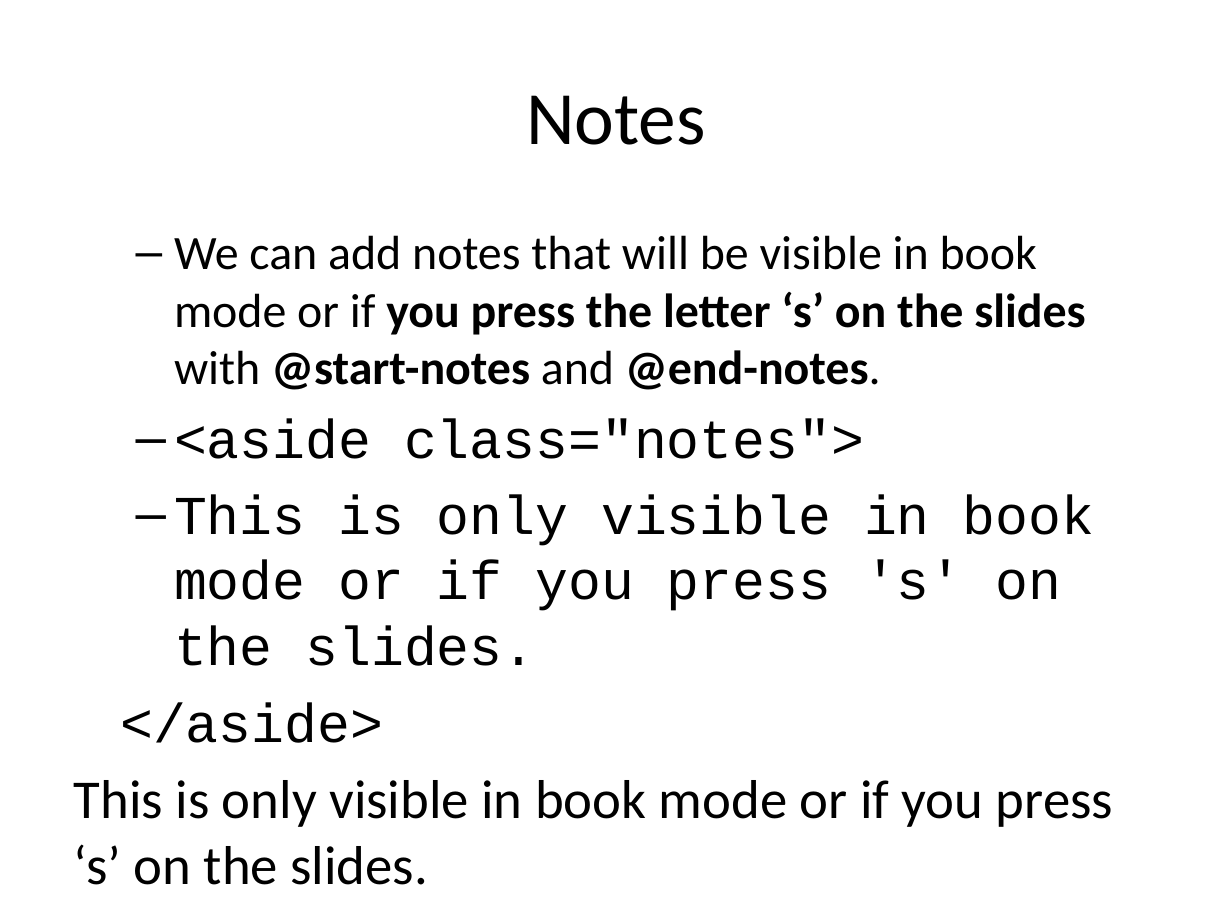
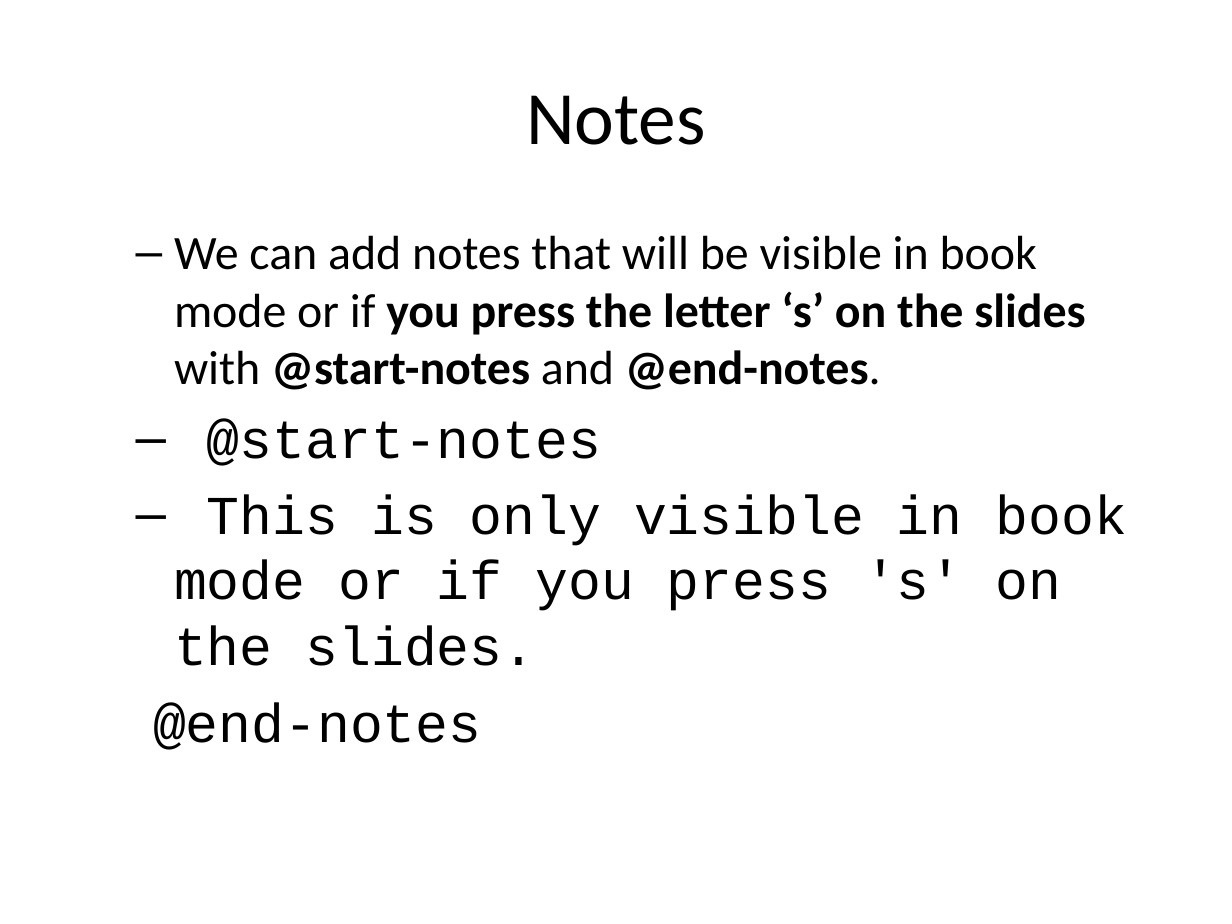
Before and after one commit to asanzdiego/markdownslides, a slide deck: slide 22 of doc/export/readme-slides-plus.pptx. Drawn at 1232x924 pixels with LibreOffice and Linux fonts; fonts in the diff are those of the drawing. Boxes give left, top, right and bottom in pixels: in the first picture for what was removed or moved away, otherwise in the second. Text is boxed around its words. In the diff, an @@ line names an element or a change of style, - is before the commit and + after.

```diff
--- a/doc/export/readme-slides-plus.pptx
+++ b/doc/export/readme-slides-plus.pptx
@@ text at [153,419,1126,750]: text changed @@
-<aside class="notes">
-This is only visible in book mode or if you press 's' on the slides.
-</aside>
-This is only visible in book mode or if you press ‘s’ on the slides.
+@start-notes
+This is only visible in book mode or if you press 's' on the slides.
+@end-notes
```
Also in this commit, not shown: 2 other slides changed, 1 slide added, 51 other files.
